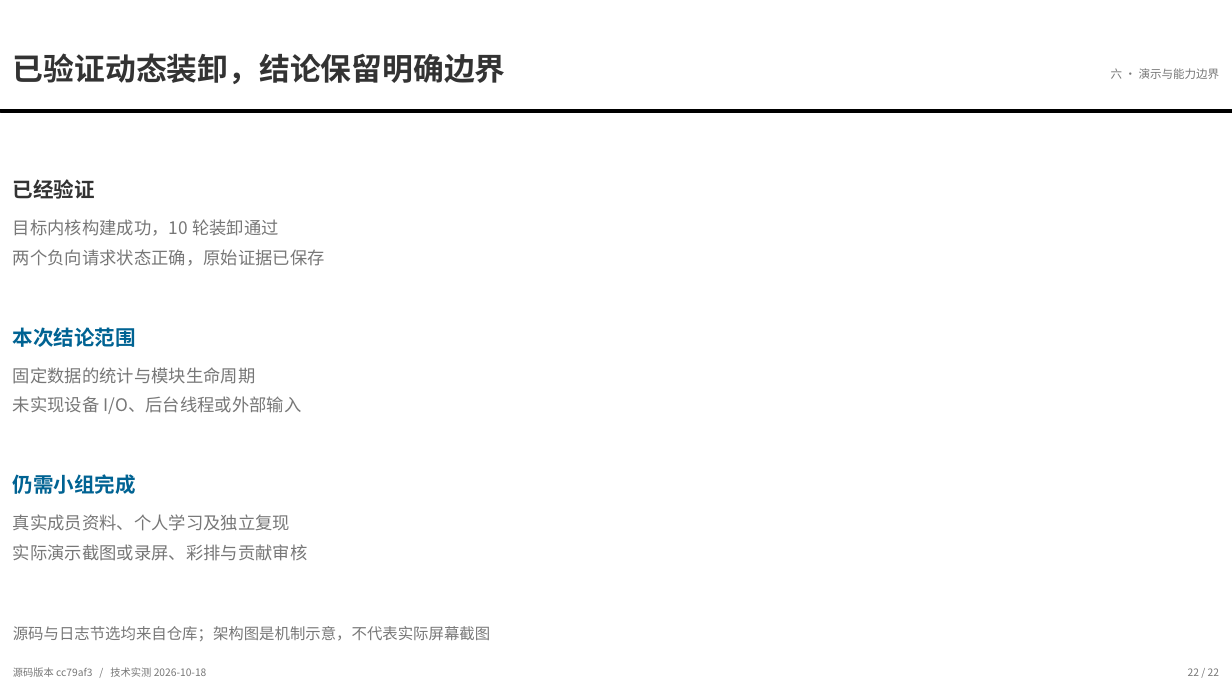
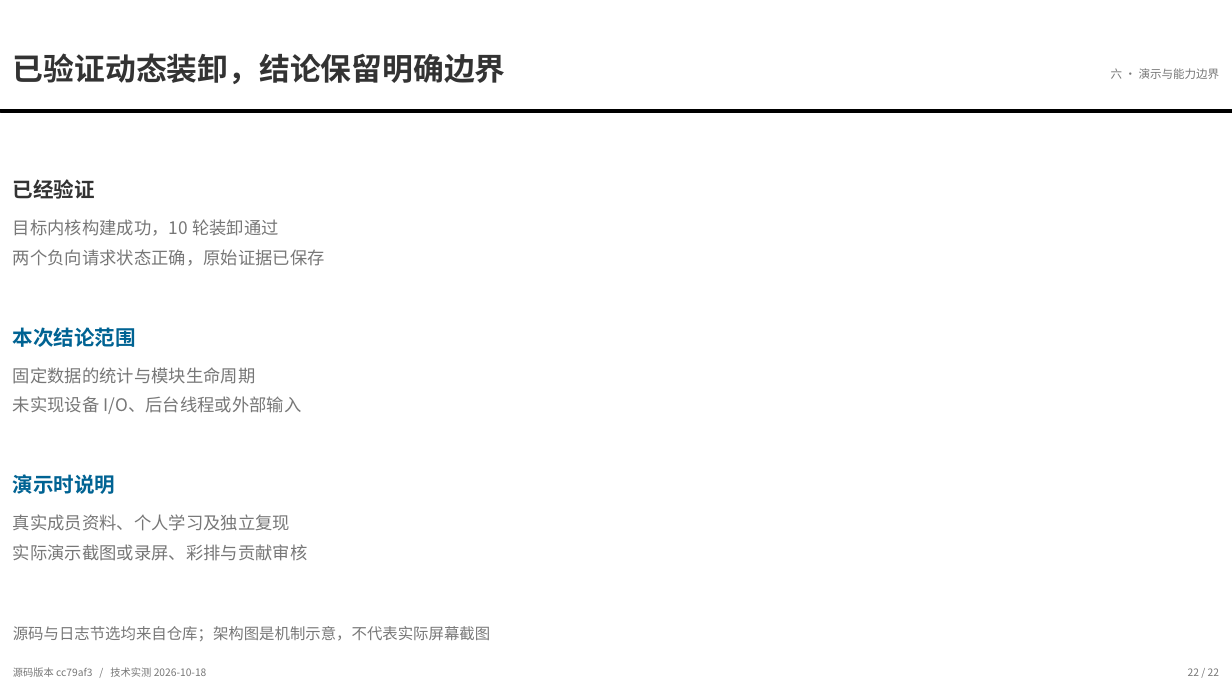
Before and after one commit to Tomlegend2026/rust-openeuler-module, a slide deck: slide 22 of deliverables/源码走读详细版/任务2 Rust内核模块-源码走读详细版.pptx. Drawn at 1232x693 pixels with LibreOffice and Linux fonts; fonts in the diff are those of the drawing. Boxes give left, top, right and bottom in pixels: in the first picture for what was removed or moved away, otherwise in the second. Text is boxed around its words. In the diff, an @@ line names an element or a change of style, - is before the commit and + after.

```diff
--- a/deliverables/源码走读详细版/任务2 Rust内核模块-源码走读详细版.pptx
+++ b/deliverables/源码走读详细版/任务2 Rust内核模块-源码走读详细版.pptx
@@ text at [13,474,116,494]: text changed @@
-仍需小组完成
+演示时说明
```
Also in this commit, not shown: 13 other files.
